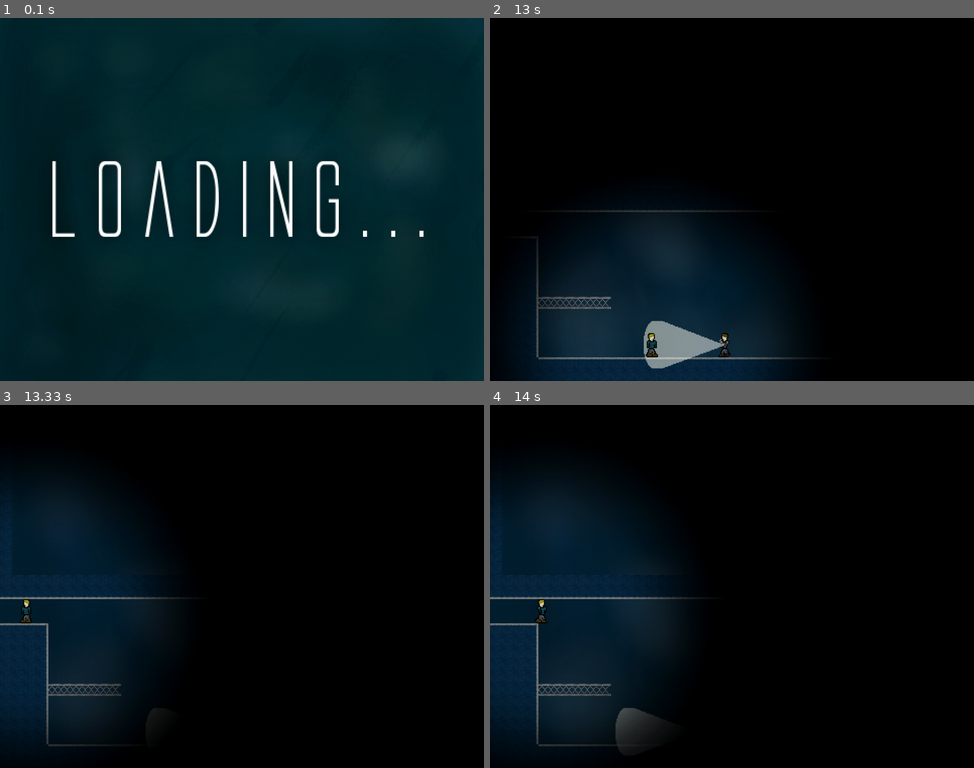
Above: before the commit, frames 1-4 (two rows, left to right).
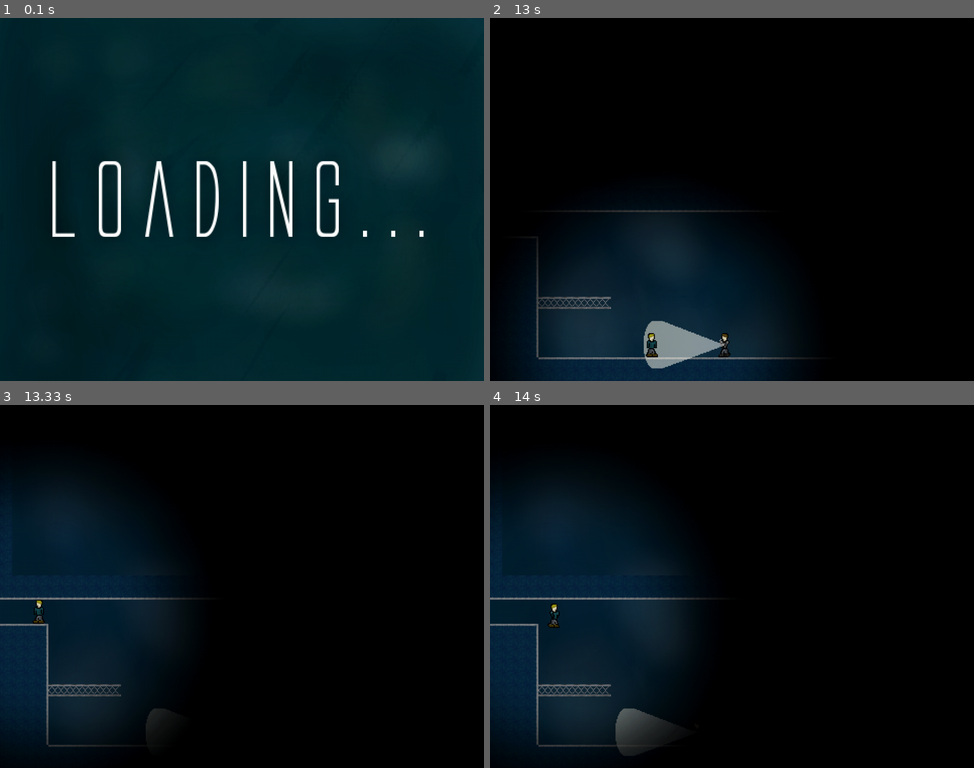
Above: after the commit, the same moments.

Repository: Sigton/stealth
Game: pygame game, started from source/main.py
The game is run twice, just before and just after one commit, with the same random seed, the same clock (stepped at 60 frames per second) and the same inputs.
Inputs:
- Up to frame 1 (0.1 s): no input
- Up to frame 2 (13 s): hold Left 0.33-0.87 s; hold Up 1.33-1.7 s; hold Right 1.73-2.37 s; hold Left 2.4-2.87 s; hold Right 2.9-3.37 s; hold Up 3.4-3.7 s; hold Right 3.73-4.2 s; hold Left 4.23-4.77 s; hold Left 4.8-5.2 s; hold Up 5.23-5.6 s; hold Right 5.63-6.27 s; hold Left 6.3-6.77 s; hold Right 6.8-7.27 s; hold Up 7.3-7.6 s; hold Right 7.63-8.1 s; hold Left 8.13-8.67 s; hold Left 8.7-9.1 s; hold Up 9.13-9.5 s; hold Right 9.53-10.17 s; hold Left 10.2-10.67 s; hold Right 10.7-11.17 s; hold Up 11.2-11.5 s
- Up to frame 3 (13.33 s): tap A at 13.03 s
- Up to frame 4 (14 s): hold Right from 13.77 s (still down)

Frames 1-2 are identical in both runs. In frame 3, 0.5% of the frame differs, in the area x 0-40%, y 52-95%; in frame 4, 0.6%, in the area x 0-45%, y 52-96%.

Commit message:
Another bugfix

Diff:
--- a/source/main.py
+++ b/source/main.py
@@ -137,6 +137,8 @@
             pause -= 1
 
         if pause == 0 and reset:
+            current_level.reset_world()
+            current_level.set_scrolling()
             player.reset()
             reset = False
 
